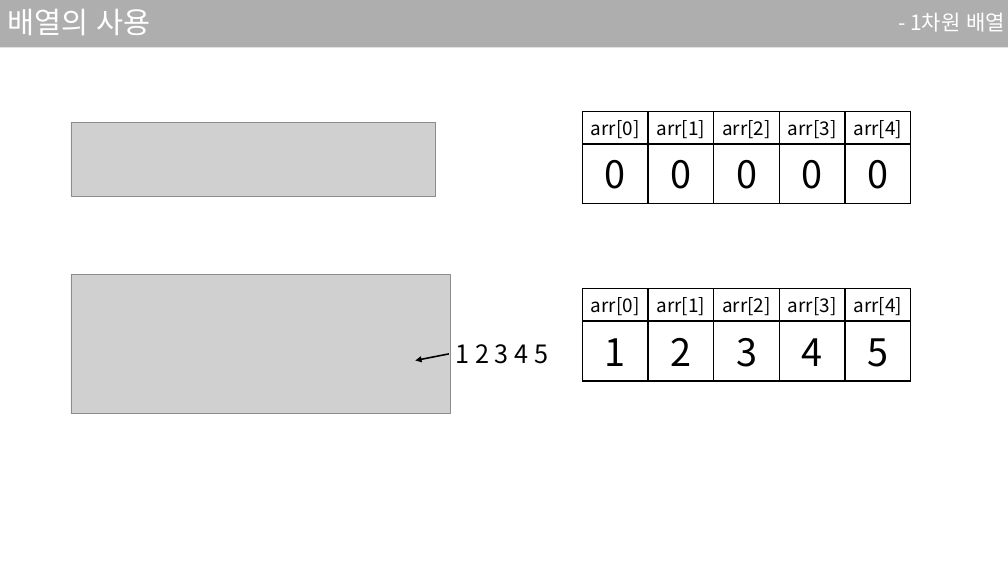
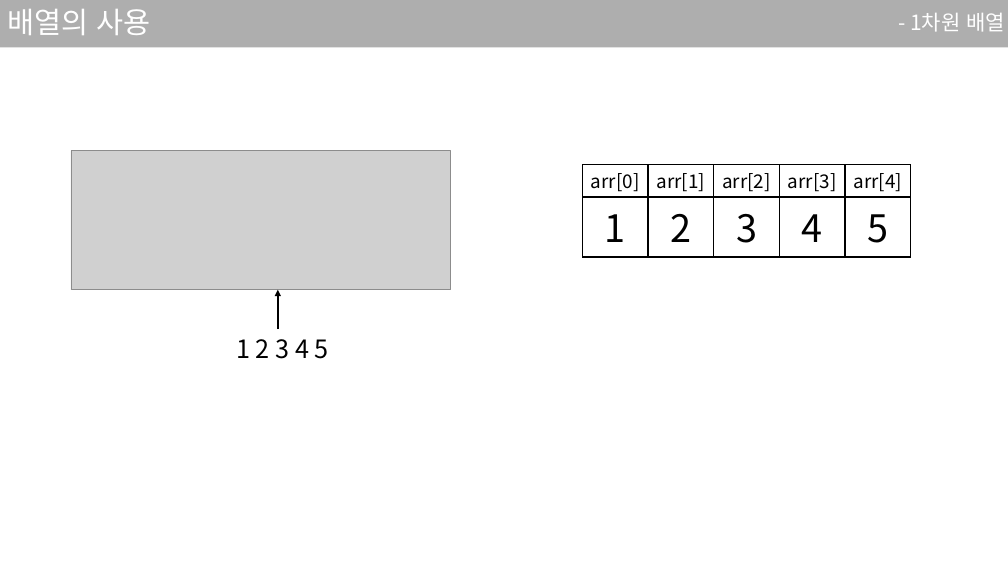
Before and after one commit to sjsjsj1246/EC_C_Language_Study, a slide deck: slide 25 of ppt/3강.pptx (slide 20 before the commit). Drawn at 1008x567 pixels with LibreOffice and Linux fonts; fonts in the diff are those of the drawing; grey boxes stand for pictures. Boxes give left, top, right and bottom in pixels: in the first picture for what was removed or moved away, otherwise in the second. Text is boxed around its words. In the diff, an @@ line names an element or a change of style, - is before the commit and + after.

```diff
--- a/ppt/3강.pptx
+++ b/ppt/3강.pptx
@@ rectangle removed at [582,111,648,144] @@
-arr[0]
@@ rectangle removed at [648,111,714,144] @@
-arr[1]
@@ rectangle removed at [714,111,780,144] @@
-arr[2]
@@ rectangle removed at [780,111,845,144] @@
-arr[3]
@@ rectangle removed at [845,111,911,144] @@
-arr[4]
@@ picture removed at [71,122,436,196] @@
@@ rectangle removed at [582,144,648,204] @@
-0
@@ rectangle removed at [648,144,714,204] @@
-0
@@ rectangle removed at [714,144,780,204] @@
-0
@@ rectangle removed at [780,144,845,204] @@
-0
@@ rectangle removed at [845,144,911,204] @@
-0
@@ 10 rectangles, 1 picture: place and size @@
-10 rectangles, 1 picture at [71,275,911,414]
+10 rectangles, 1 picture at [71,151,911,290]
@@ arrow moved from (449, 354) - (415, 361) to (278, 329) - (278, 290) @@
@@ text "1 2 3 4 5": place and size @@
-text "1 2 3 4 5" at [456,344,548,364]
+text "1 2 3 4 5" at [236,339,329,359]
```
Also in this commit, not shown: 8 other slides changed, 16 slides added, 2 slides removed, 2 other files.
